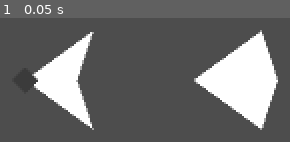
Above: before the commit, frame 1.
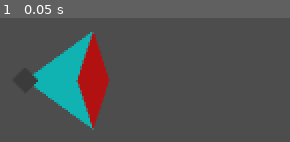
Above: after the commit, the same moment.

Repository: Pe3Hu/waikano
Game: Godot game, scene res://scene/0/sketch.tscn
Two runs of this game, one before a commit and one after it. Both use one fixed random seed, a clock stepped at 60 frames per second and the inputs below. The project has no main scene, so this scene is started directly.
Inputs:
- Up to frame 1 (0.05 s): no input

The runs differ from the first frame. In frame 1, 23% of the frame differs, in the area x 11-96%, y 9-91%.

Commit message:
version 0.0011
1. Contenders  add to Junction

Diff:
--- a/scene/0/game.gd
+++ b/scene/0/game.gd
@@ -13,18 +13,21 @@
 func _input(event) -> void:
 	if event is InputEventKey:
 		match event.keycode:
+			KEY_SPACE:
+				if event.is_pressed():
+					sketch.mosaic.add_deltoid()
 			KEY_Q:
 				if event.is_pressed(): #&& !event.is_echo():
-					sketch.mosaic.deltoids.get_child(1).rotate_around_anchor(-1)
+					sketch.mosaic.junctions.get_child(0).shift_deltoid(-1)
 			KEY_E:
 				if event.is_pressed():
-					sketch.mosaic.deltoids.get_child(1).rotate_around_anchor(1)
+					sketch.mosaic.junctions.get_child(0).shift_deltoid(1)
 			KEY_A:
 				if event.is_pressed():
-					sketch.mosaic.deltoids.get_child(1).shift_anchor(-1)
+					sketch.mosaic.junctions.get_child(0).deltoid.shift_anchor(-1)
 			KEY_D:
 				if event.is_pressed():
-					sketch.mosaic.deltoids.get_child(1).shift_anchor(1)
+					sketch.mosaic.junctions.get_child(0).deltoid.shift_anchor(1)
 
 
 func _process(delta_) -> void:
--- a/scene/2/deltoid.gd
+++ b/scene/2/deltoid.gd
@@ -5,13 +5,17 @@
 var type = null
 var anchor = 0
 var angle = 0
+var index = null
+var options = {}
 
 
 func set_attributes(input_: Dictionary) -> void:
 	mosaic = input_.mosaic
 	type = input_.type
-
+	index = Global.num.index.deltoid
+	Global.num.index.deltoid += 1
 	shift_anchor(0)
+	update_color()
 
 
 func init_vertexs() -> void:
@@ -21,6 +25,11 @@
 		vertexs.append(Vector2(vertex) - Global.dict.deltoid[type].vertexs[anchor])
 
 	set_polygon(vertexs)
+
+
+func update_color() -> void:
+	var h = float(index) / Global.num.index.deltoid
+	color = Color.from_hsv(h, 0.9, 0.7)
 
 
 func shift_anchor(shift_: int) -> void:
@@ -33,3 +42,7 @@
 func rotate_around_anchor(angle_: int) -> void:
 	angle = (angle + angle_ * Global.dict.deltoid[type].angles[anchor] + 360) % 360
 	rotation = angle / 180.0 * PI
+
+
+func set_angle(angle_: float) -> void:
+	rotation = angle_ / 180.0 * PI
--- a/scene/2/junction.gd
+++ b/scene/2/junction.gd
@@ -2,15 +2,24 @@
 
 
 var mosaic = null
-var angle = 0
+var angle = {}
+var contenders = {}
 var deltoids = []
 var deltoid = null
+var order = null
 
 
 func set_attributes(input_: Dictionary) -> void:
 	mosaic = input_.mosaic
 
 	init_vertexs()
+	angle.directions = {}
+
+	for direction in Global.dict.direction:
+		angle.directions[direction] = 0
+		contenders[direction] = []
+
+	angle.options = {}
 
 
 func init_vertexs() -> void:
@@ -26,5 +35,131 @@
 
 
 func add_deltoid(deltoid_: Polygon2D) -> void:
+	if deltoid != null:
+		if !deltoids.is_empty():
+			shift_deltoid(0)
+
+		fix_deltoid()
+
+	order = 0
 	deltoid = deltoid_
-	deltoids.append(deltoid_)
+	angle.options = {}
+
+	for direction in Global.dict.direction:
+		deltoid.options[direction] = []
+
+	if deltoids.is_empty():
+		angle.options["clockwise"] = 0
+	else:
+		for direction in angle.directions:
+			check_direction(direction)
+
+
+func shift_deltoid(value_: int) -> void:
+	if order == null:
+		order = 0
+
+	var n = 0
+
+	for direction in Global.dict.direction:
+		n += deltoid.options[direction].size()
+
+	order = (order + value_ + n) % n
+
+	var _order = order
+	var direction = "clockwise"
+
+	if order >= deltoid.options.clockwise.size():
+		direction = "counterclockwise"
+		_order -= deltoid.options.clockwise.size()
+
+	var _anchor = deltoid.options[direction][_order]
+	var _angle = angle.directions[direction] + Global.dict.deltoid[deltoid.type].angles[deltoid.anchor] / 2 * Global.dict.direction[direction]
+	deltoid.set_angle(_angle)
+	deltoid.set_anchor(_anchor)
+
+
+func fix_deltoid() -> void:
+	if !angle.options.is_empty():
+		var direction = angle.options.keys()[order]
+
+		if deltoids.is_empty():
+			deltoids.push_front(deltoid)
+
+			for _direction in angle.directions:
+				angle.directions[_direction] += Global.dict.deltoid[deltoid.type].angles[deltoid.anchor] / 2 * Global.dict.direction[_direction]
+		else:
+			angle.directions[direction] += Global.dict.deltoid[deltoid.type].angles[deltoid.anchor] / 2 * Global.dict.direction[direction]
+			deltoid.set_angle(angle.directions[direction])
+
+			match direction:
+				"clockwise":
+					deltoids.push_back(deltoid)
+				"counterclockwise":
+					deltoids.push_front(deltoid)
+
+			angle.directions[direction] += Global.dict.deltoid[deltoid.type].angles[deltoid.anchor] / 2 * Global.dict.direction[direction]
+
+	update_contenders()
+	deltoid = null
+
+
+func update_contenders() -> void:
+	for type in Global.dict.junction:
+		get_contenders_based_on_junction_type(type)
+
+	print(contenders)
+
+
+func get_contenders_based_on_junction_type(type_: String) -> void:
+	for direction in Global.dict.direction:
+		contenders[direction] = []
+
+	var types = Global.dict.junction[type_].deltoid
+	var anchors = Global.dict.junction[type_].anchor
+	print([types], [anchors])
+
+	for _deltoid in deltoids:
+		print([_deltoid.type, _deltoid.anchor])
+
+	for _i in types.size():
+		var flag = true
+
+		for _j in deltoids.size():
+			var _deltoid = deltoids[_j]
+			var _index = (_i + _j) % types.size()
+			var _type = types[_index]
+			var _anchor = anchors[_index]
+
+			flag = flag and _deltoid.anchor == _anchor and _deltoid.type == _type
+
+			if !flag:
+				break
+
+		if flag:
+			for direction in Global.dict.direction:
+				var _index = 0
+
+				match direction:
+					"clockwise":
+						_index = (_i + 1) % types.size()
+					"counterclockwise":
+						_index = (_i + types.size() - 1) % types.size()
+
+				var data = {}
+				data.type = types[_index]
+				data.anchor = anchors[_index]
+				contenders[direction].append(data)
+
+
+func check_direction(direction_: String) -> void:
+	var flag = true
+
+	if !deltoids.is_empty():
+		for data in contenders[direction_]:
+			if data.type == deltoid.type:
+				deltoid.options[direction_].append(data.anchor)
+
+	if !deltoid.options[direction_].is_empty():
+		angle.options[direction_] = angle.directions[direction_]
+		angle.options[direction_] += Global.dict.deltoid[deltoid.type].angles[deltoid.anchor] * Global.dict.direction[direction_]
--- a/scene/2/mosaic.gd
+++ b/scene/2/mosaic.gd
@@ -24,14 +24,23 @@
 
 
 func init_deltoids() -> void:
-	for type in Global.dict.deltoid:
-		var input = {}
-		input.mosaic = self
-		input.type = type
 
-		var deltoid = Global.scene.deltoid.instantiate()
-		deltoids.add_child(deltoid)
-		deltoid.set_attributes(input)
+	for _i in 2:
+	#for type in Global.dict.deltoid:
+		add_deltoid()
 
-	var deltoid = deltoids.get_child(0)
-	deltoid.position.x += 200
+
+func add_deltoid() -> void:
+	var junction = junctions.get_child(0)
+	var type = Global.dict.deltoid.keys()[Global.num.index.deltoid % 2]#"convex"
+
+	var input = {}
+	input.mosaic = self
+	input.type = type
+
+	var deltoid = Global.scene.deltoid.instantiate()
+	deltoids.add_child(deltoid)
+	deltoid.set_attributes(input)
+	junction.add_deltoid(deltoid)
+	#var deltoid = deltoids.get_child(0)
+	#deltoid.position.x += 200
--- a/script/Global.gd
+++ b/script/Global.gd
@@ -28,6 +28,8 @@
 
 func init_num() -> void:
 	num.index = {}
+	num.index.junction = 0
+	num.index.deltoid = 0
 
 	num.junction = {}
 	num.junction.r = 16
@@ -43,6 +45,11 @@
 func init_dict() -> void:
 	init_neighbor()
 	init_deltoid()
+	init_junction()
+
+	dict.direction = {}
+	dict.direction.clockwise = 1
+	dict.direction.counterclockwise = -1
 
 
 func init_neighbor() -> void:
@@ -110,6 +117,8 @@
 		Vector2(0, num.deltoid.h)
 	]
 
+
+func init_junction() -> void:
 	#sun moon crown butterfly fox hood bouquet
 	dict.junction = {}
 	dict.junction.sun = {}
